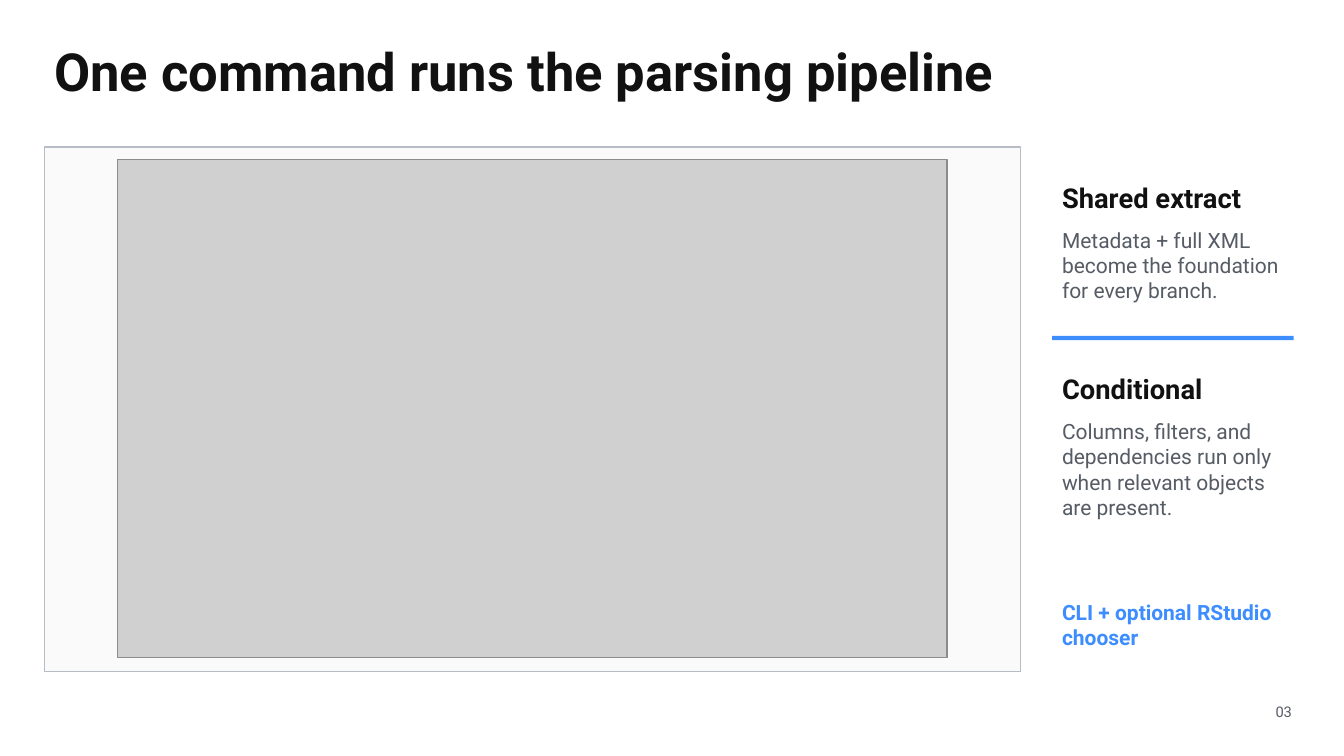
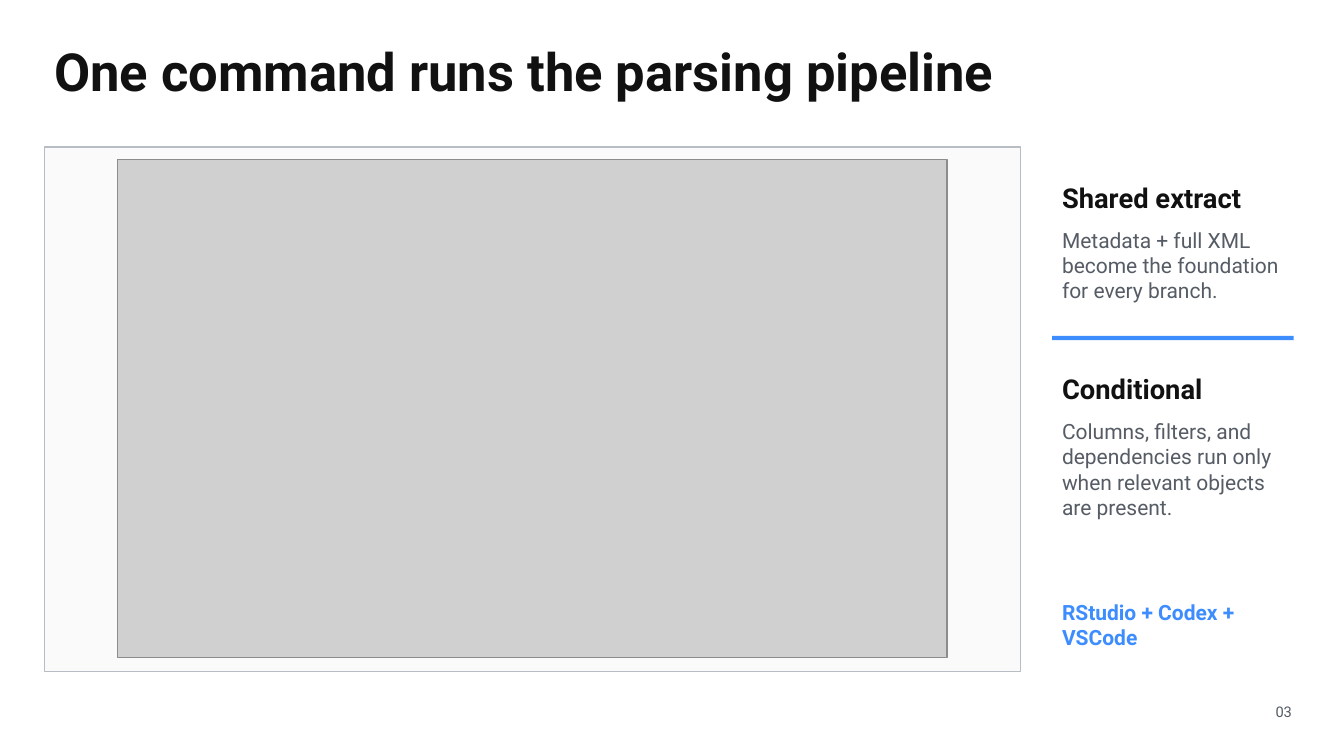
Before and after one commit to kristenchua-commits/alma-analytics-catalog-file-parser-project, a slide deck: slide 8 of documentation/presentations/alma-analytics-catalog-file-parser-overview.pptx (slide 3 before the commit). Drawn at 1344x756 pixels with LibreOffice and Linux fonts; fonts in the diff are those of the drawing; grey boxes stand for pictures. Boxes give left, top, right and bottom in pixels: in the first picture for what was removed or moved away, otherwise in the second. Text is boxed around its words. In the diff, an @@ line names an element or a change of style, - is before the commit and + after.

```diff
--- a/documentation/presentations/alma-analytics-catalog-file-parser-overview.pptx
+++ b/documentation/presentations/alma-analytics-catalog-file-parser-overview.pptx
@@ text at [1062, 604, 1217, 645]: text changed @@
-CLI + optional RStudio chooser
+RStudio + Codex + VSCode
```
Also in this commit, not shown: 6 other slides changed, 5 slides added, 3 other files.
